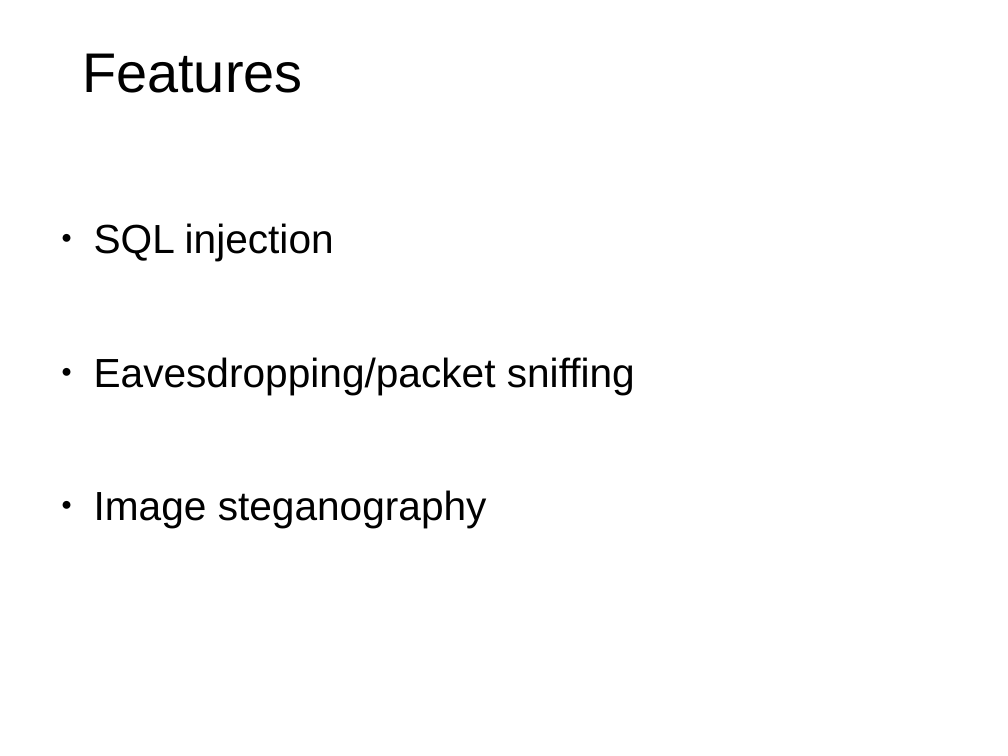
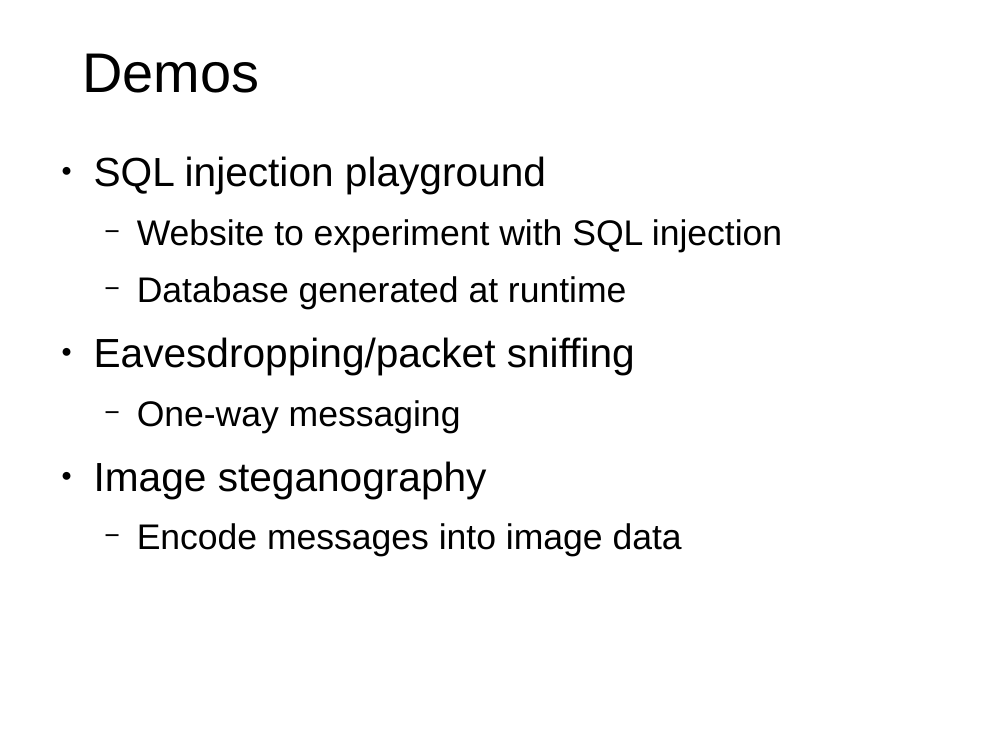
Before and after one commit to nzimm/toolkit, a slide deck: slide 2 of docs/Presentation.odp. Drawn at 1008x756 pixels with LibreOffice and Linux fonts; fonts in the diff are those of the drawing. Boxes give left, top, right and bottom in pixels: in the first picture for what was removed or moved away, otherwise in the second. Text is boxed around its words. In the diff, an @@ line names an element or a change of style, - is before the commit and + after.

```diff
--- a/docs/Presentation.odp
+++ b/docs/Presentation.odp
@@ title at (82, 53, 259, 93): text changed @@
-Features
+Demos
@@ text at (94, 156, 782, 309): text changed; size 32 to 28 pt @@
-● SQL injection
+● SQL injection playground
+  − Website to experiment with SQL injection
+  − Database generated at runtime
@@ text at (137, 400, 461, 433): paragraph added @@
+  − One-way messaging
@@ text at (137, 523, 682, 557): paragraph added @@
+  − Encode messages into image data
```
Also in this commit, not shown: 3 other slides changed, 2 slides added, 2 slides removed, 1 other file.
